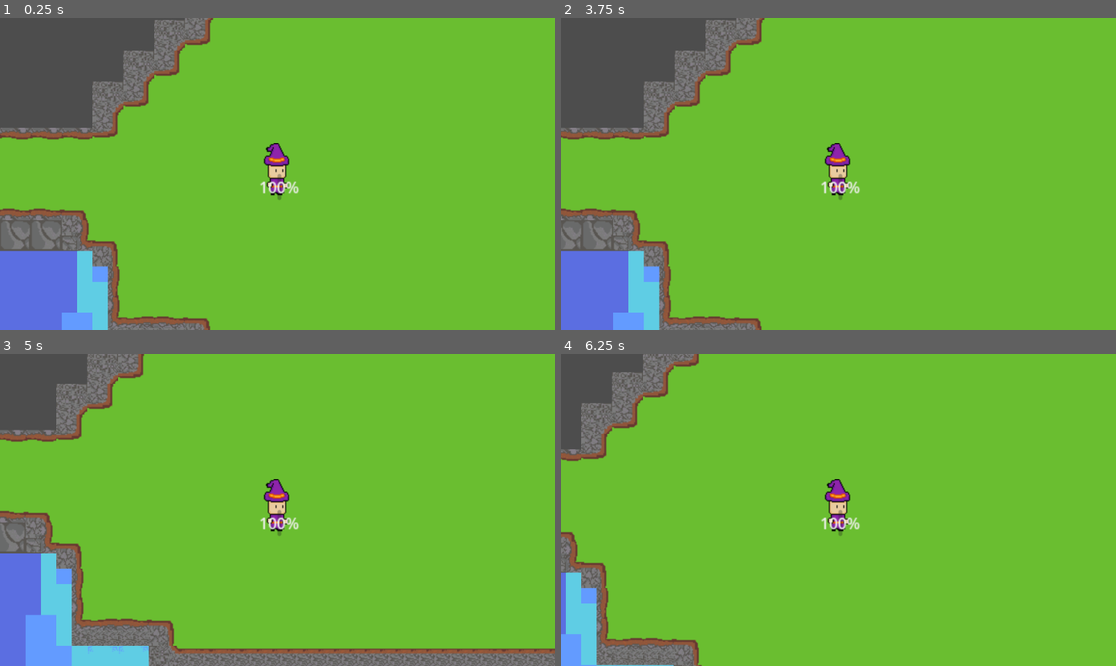
Above: before the commit, frames 1-4 (two rows, left to right).
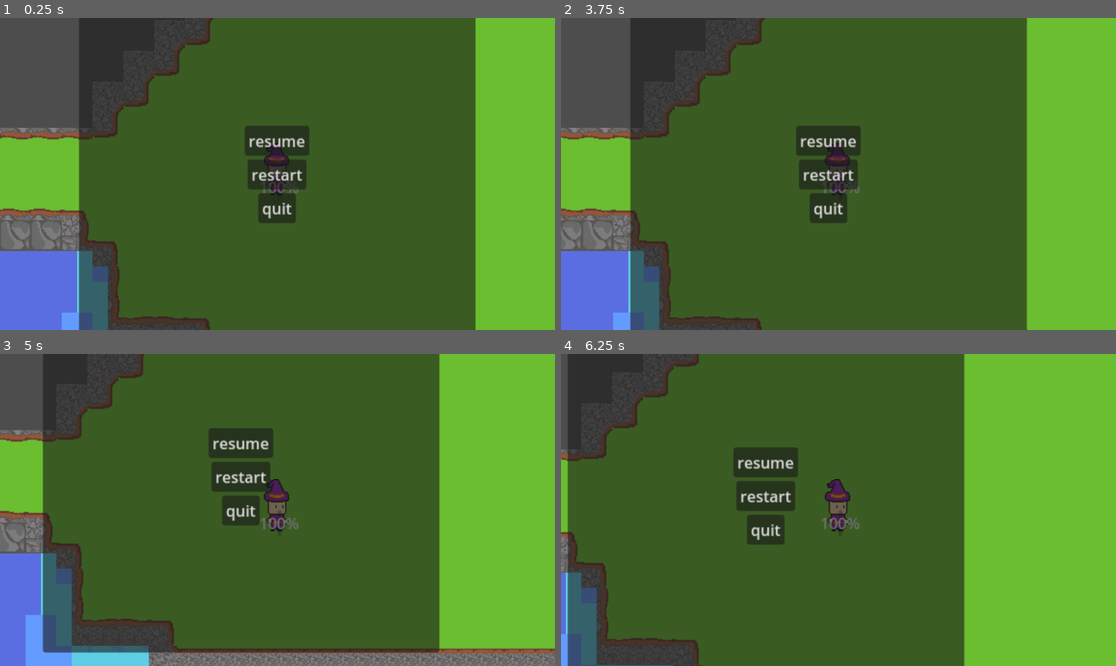
Above: after the commit, the same moments.

Repository: TolbyOwl/Projeto-Maguinho
Game: Godot game, scene res://Cenas/Cena_Cenario1.tscn
Same seed, same stepped clock (60 frames per second), same inputs: the game is played once before the commit and once after it.
Inputs (mouse positions are in pixels of both pictures, inside the frame that each line leads up to):
- Up to frame 1 (0.25 s): no input
- Up to frame 2 (3.75 s): click (838, 139) at 0.5 s, where only the run after the commit has a clickable "resume"; click (838, 174) at 1.25 s, where only the run after the commit has a clickable "restart"; click (838, 174) at 2 s, where only the run after the commit has a clickable "restart"; click (838, 174) at 2.75 s, where only the run after the commit has a clickable "restart"; tap Enter at 3.5 s; hold Right (ui_right) from 3.53 s (still down)
- Up to frame 3 (5 s): release Right (ui_right) at 4.28 s; hold Down (ui_down) from 4.28 s (still down)
- Up to frame 4 (6.25 s): release Down (ui_down) at 5.03 s; hold Right (ui_right) 5.03-5.78 s; hold Up (ui_up) from 5.78 s (still down)

The runs differ from the first frame. In frame 1, 71% of the frame differs, in the area x 14-86%, y 0-100%; in frame 2, 71%; in frame 3, 68%; in frame 4, 71%.
Error before the commit: Invalid assignment of property or key 'text' with value of type 'String' on a base object of type 'null instance'. (res://Scripts/vida.gd:9)
Error after the commit: Invalid assignment of property or key 'text' with value of type 'String' on a base object of type 'null instance'. (res://Scripts/vida.gd:8)

Commit message:
menu de pause
criado menu de pause simples, com pause resume, restart e quit, necessario teste de visibilidade durante jogo

Diff:
--- a/projeto-maguinho-Godot/Cenas/Cena_Cenario1.tscn
+++ b/projeto-maguinho-Godot/Cenas/Cena_Cenario1.tscn
@@ -1,8 +1,9 @@
-[gd_scene load_steps=7 format=4 uid="uid://d2uc0ldr1jcrj"]
+[gd_scene load_steps=8 format=4 uid="uid://d2uc0ldr1jcrj"]
 
 [ext_resource type="Texture2D" uid="uid://b3h0u6oxdmuii" path="res://Mapas/tile set 2.png" id="1_vl4jq"]
 [ext_resource type="Texture2D" uid="uid://cqsqla5pgv23q" path="res://Mapas/Mapa 1 TS V2.png" id="2_e1tr0"]
 [ext_resource type="PackedScene" uid="uid://d3w8vb1y00yte" path="res://Cenas/Cena_Maguin.tscn" id="2_eqpqa"]
+[ext_resource type="PackedScene" uid="uid://dy882anma5np4" path="res://Cenas/menu_de_pause.tscn" id="4_b13h8"]
 
 [sub_resource type="TileSetAtlasSource" id="TileSetAtlasSource_v4p2o"]
 texture = ExtResource("1_vl4jq")
@@ -141,3 +142,7 @@
 polygon = PackedVector2Array(-308, -37, -310, 37, -199, 39, -196, 70, -166, 70, -165, 150, -71, 151, -68, 178, 0, 180,  …(220 unchanged characters)…
 
 [node name="Maguin" parent="." instance=ExtResource("2_eqpqa")]
+
+[node name="CanvasLayer" type="CanvasLayer" parent="Maguin"]
+
+[node name="menu de pause" parent="Maguin" instance=ExtResource("4_b13h8")]
--- /dev/null
+++ b/projeto-maguinho-Godot/Cenas/menu_de_pause.tscn
@@ -0,0 +1,54 @@
+[gd_scene load_steps=2 format=3 uid="uid://dy882anma5np4"]
+
+[ext_resource type="Script" uid="uid://bsuya78ahry2a" path="res://menu_de_pause.gd" id="1_xanfq"]
+
+[node name="menu de pause" type="Control"]
+process_mode = 3
+layout_mode = 3
+anchors_preset = 15
+anchor_right = 1.0
+anchor_bottom = 1.0
+grow_horizontal = 2
+grow_vertical = 2
+script = ExtResource("1_xanfq")
+
+[node name="PanelContainer" type="PanelContainer" parent="."]
+layout_mode = 1
+anchors_preset = 8
+anchor_left = 0.5
+anchor_top = 0.5
+anchor_right = 0.5
+anchor_bottom = 0.5
+offset_left = -205.75
+offset_top = -182.5
+offset_right = 205.75
+offset_bottom = 182.5
+grow_horizontal = 2
+grow_vertical = 2
+
+[node name="VBoxContainer" type="VBoxContainer" parent="PanelContainer"]
+layout_mode = 2
+size_flags_horizontal = 4
+size_flags_vertical = 4
+
+[node name="resume" type="Button" parent="PanelContainer/VBoxContainer"]
+layout_mode = 2
+size_flags_horizontal = 4
+size_flags_vertical = 0
+text = "resume"
+
+[node name="restart" type="Button" parent="PanelContainer/VBoxContainer"]
+layout_mode = 2
+size_flags_horizontal = 4
+size_flags_vertical = 6
+text = "restart"
+
+[node name="quit" type="Button" parent="PanelContainer/VBoxContainer"]
+layout_mode = 2
+size_flags_horizontal = 4
+size_flags_vertical = 10
+text = "quit"
+
+[connection signal="pressed" from="PanelContainer/VBoxContainer/resume" to="." method="_on_button_pressed"]
+[connection signal="pressed" from="PanelContainer/VBoxContainer/restart" to="." method="_on_button_2_pressed"]
+[connection signal="pressed" from="PanelContainer/VBoxContainer/quit" to="." method="_on_button_3_pressed"]
--- a/projeto-maguinho-Godot/Scripts/script_maguin.gd
+++ b/projeto-maguinho-Godot/Scripts/script_maguin.gd
@@ -8,6 +8,7 @@
 
 func _ready():
 	barraVida.set_health_bar(health, maxHealth)
+
 func take_damage(damage:int):
 	health -= damage
 	if health < 0: health = 0
--- a/projeto-maguinho-Godot/Scripts/vida.gd
+++ b/projeto-maguinho-Godot/Scripts/vida.gd
@@ -5,7 +5,6 @@
 func set_health_bar(health, maxHealth):
 	max_value = maxHealth
 	value = health
-
 	label.text = str(health)
 
 func change_health(newValue):
--- /dev/null
+++ b/projeto-maguinho-Godot/menu_de_pause.gd
@@ -0,0 +1,26 @@
+extends Control
+
+func resume():
+	get_tree().paused = false
+
+func pause():
+	get_tree().paused = true
+
+func testEsc():
+	if Input.is_action_just_pressed("esc") and !get_tree().paused:
+		pause()
+	elif Input.is_action_just_pressed("esc") and get_tree().paused:
+		resume()
+
+
+
+func _on_button_pressed() -> void:
+	resume()
+
+
+func _on_button_2_pressed() -> void:
+	resume()
+	get_tree().reload_current_scene()
+
+func _on_button_3_pressed() -> void:
+	get_tree().quit()
--- a/projeto-maguinho-Godot/project.godot
+++ b/projeto-maguinho-Godot/project.godot
@@ -29,6 +29,11 @@
 , Object(InputEventKey,"resource_local_to_scene":false,"resource_name":"","device":0,"window_id":0,"alt_pressed":false, …(185 unchanged characters)…
 ]
 }
+pause={
+"deadzone": 0.2,
+"events": [Object(InputEventKey,"resource_local_to_scene":false,"resource_name":"","device":-1,"window_id":0,"alt_pressed":false,"shift_pressed":false,"ctrl_pressed":false,"meta_pressed":false,"pressed":false,"keycode":0,"physical_keycode":4194305,"key_label":0,"unicode":0,"location":0,"echo":false,"script":null)
+]
+}
 
 [rendering]
 
Not shown, added: projeto-maguinho-Godot/menu_de_pause.gd.uid
